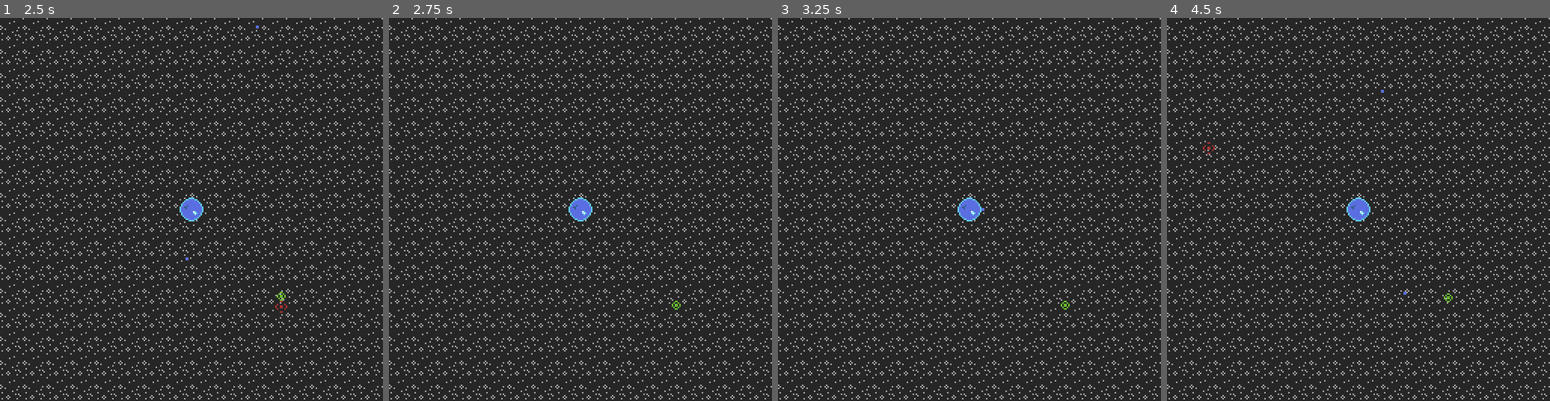
Above: before the commit, frames 1-4 (left to right).
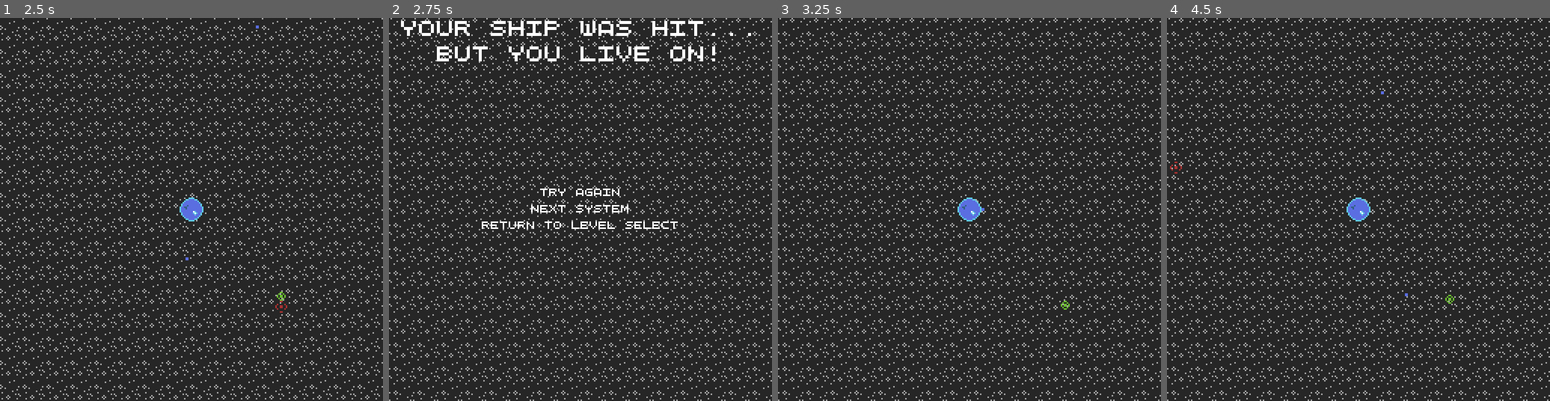
Above: after the commit, the same moments.

Repository: WinterAtne/Space-Pirate-Survival
Game: Godot game, scene res://scenes/main.tscn
Same seed, same stepped clock (60 frames per second), same inputs: the game is played once before the commit and once after it.
Inputs (mouse positions are in pixels of both pictures, inside the frame that each line leads up to):
- Up to frame 1 (2.5 s): click "Start" at 0.5 s; tap Enter at 1.25 s; move the mouse to (275, 190) at 1.27 s; hold Space (accelerate) 1.28-2.03 s; click (275, 190) at 1.35 s; move the mouse to (114, 228) at 2.02 s; click (114, 228) at 2.1 s
- Up to frame 2 (2.75 s): no input
- Up to frame 3 (3.25 s): click (969, 194) at 2.75 s, where only the run after the commit has a clickable "Try Again"
- Up to frame 4 (4.5 s): move the mouse to (1396, 125) at 3.52 s; hold Space (accelerate) from 3.53 s (still down); click (1396, 125) at 3.6 s; tap Enter at 4.25 s; move the mouse to (1339, 286) at 4.27 s; click (1339, 286) at 4.35 s

Frame 1 is identical in both runs. In frame 2, 17% of the frame differs, in the area x 0-100%, y 0-100%; in frame 3, 15%; in frame 4, 15%.

Commit message:
Setup ui for level select

Diff:
--- a/scenes/background.tscn
+++ b/scenes/background.tscn
@@ -1,6 +1,6 @@
 [gd_scene load_steps=3 format=3 uid="uid://bplfgyksvl84s"]
 
-[ext_resource type="Script" path="res://scenes/ui/Background.gd" id="1_6p2mj"]
+[ext_resource type="Script" path="res://scenes/Background.gd" id="1_6p2mj"]
 [ext_resource type="Texture2D" uid="uid://bu7c2748rpsn7" path="res://assets/stary_background.png" id="2_6f5ne"]
 
 [node name="Background" type="ParallaxBackground"]
--- a/scenes/main.gd
+++ b/scenes/main.gd
@@ -2,31 +2,43 @@
 
 @export var levels : Array[PackedScene] = []
 
-var current_level_index : int
+var current_level_index : int = 0
 var current_level : Level
 
-func _on_start_button_down():
+func start_level() -> void:
 	%MainMenu.visible = false
+	%DeathScreen.visible = false
 	%Background.set_process(false)
 
-
-	current_level_index = 0
-	load_level(levels[current_level_index])
+	current_level = levels[current_level_index].instantiate()
+	add_child(current_level)
+	current_level.level_ended.connect(end_level.bind())
 
 
-#this seemingly useless function is here in case we add more than one level
-#or a death screen or something
-func restart_level() -> void:
-	load_level(levels[current_level_index])
+func end_level() -> void:
+	%MainMenu.visible = false
+	%DeathScreen.visible = true
+	%Background.set_process(true)
+
+	if current_level:
+		current_level.queue_free()
 
 
-func load_level(new_level : PackedScene) -> void:
-	if current_level:
-		current_level.queue_free()
-		#the level is pretty big so we should wait a hot sec while it gets deleted
-		await get_tree().process_frame
+
+func _on_start_button_down() -> void:
+	current_level_index = 0
+	start_level()
 
 
-	current_level = new_level.instantiate()
-	add_child(current_level)
-	current_level.level_ended.connect(restart_level.bind())
+func restart_level() -> void:
+	start_level()
+
+
+func start_next_level() -> void:
+	current_level_index += 1
+	start_level()
+
+
+func select_and_start_level(index : int) -> void:
+	current_level_index = index
+	start_level()
--- a/scenes/main.tscn
+++ b/scenes/main.tscn
@@ -1,10 +1,11 @@
-[gd_scene load_steps=6 format=3 uid="uid://coer8fit0pos3"]
+[gd_scene load_steps=7 format=3 uid="uid://coer8fit0pos3"]
 
 [ext_resource type="PackedScene" uid="uid://jer0xh2pay0i" path="res://scenes/ui/main_menu.tscn" id="1_gqstx"]
 [ext_resource type="Script" path="res://scenes/main.gd" id="1_il5e1"]
 [ext_resource type="PackedScene" uid="uid://clbxsx0eefxuj" path="res://scenes/levels/blue_giant.tscn" id="2_nxx7f"]
 [ext_resource type="PackedScene" uid="uid://bplfgyksvl84s" path="res://scenes/background.tscn" id="3_ds0d2"]
 [ext_resource type="PackedScene" uid="uid://cxgkaup60ssxh" path="res://scenes/levels/red_giant.tscn" id="3_wmbnr"]
+[ext_resource type="PackedScene" uid="uid://cr7jp1ykk0e7o" path="res://scenes/ui/death_screen.tscn" id="5_ba5vf"]
 
 [node name="Main" type="Node2D"]
 script = ExtResource("1_il5e1")
@@ -13,10 +14,16 @@
 [node name="MainMenu" parent="." instance=ExtResource("1_gqstx")]
 unique_name_in_owner = true
 
+[node name="DeathScreen" parent="." instance=ExtResource("5_ba5vf")]
+unique_name_in_owner = true
+visible = false
+
 [node name="Background" parent="." instance=ExtResource("3_ds0d2")]
 unique_name_in_owner = true
 scroll_offset = Vector2(23.0306, 458.673)
 
 [connection signal="button_down" from="MainMenu/CenterContainer/Buttons/Start" to="." method="_on_start_button_down"]
+[connection signal="button_down" from="DeathScreen/CenterContainer/Buttons/Start" to="." method="restart_level"]
 
 [editable path="MainMenu"]
+[editable path="DeathScreen"]
--- /dev/null
+++ b/scenes/ui/death_screen.tscn
@@ -0,0 +1,47 @@
+[gd_scene format=3 uid="uid://cr7jp1ykk0e7o"]
+
+[node name="DeathScreen" type="CanvasLayer"]
+
+[node name="CenterContainer" type="CenterContainer" parent="."]
+anchors_preset = 15
+anchor_right = 1.0
+anchor_bottom = 1.0
+grow_horizontal = 2
+grow_vertical = 2
+
+[node name="Buttons" type="VBoxContainer" parent="CenterContainer"]
+layout_mode = 2
+size_flags_horizontal = 4
+size_flags_vertical = 4
+
+[node name="Start" type="Button" parent="CenterContainer/Buttons"]
+layout_mode = 2
+text = "Try Again"
+
+[node name="Next" type="Button" parent="CenterContainer/Buttons"]
+layout_mode = 2
+text = "Next System"
+
+[node name="LevelSelect" type="Button" parent="CenterContainer/Buttons"]
+layout_mode = 2
+text = "Return to Level Select"
+
+[node name="Titlecard" type="CenterContainer" parent="."]
+anchors_preset = 10
+anchor_right = 1.0
+grow_horizontal = 2
+
+[node name="VBoxContainer" type="VBoxContainer" parent="Titlecard"]
+layout_mode = 2
+
+[node name="Death" type="Label" parent="Titlecard/VBoxContainer"]
+layout_mode = 2
+theme_override_font_sizes/font_size = 10
+text = "Your Ship was Hit..."
+horizontal_alignment = 1
+
+[node name="LiveOn" type="Label" parent="Titlecard/VBoxContainer"]
+layout_mode = 2
+theme_override_font_sizes/font_size = 10
+text = "But You Live on!"
+horizontal_alignment = 1
Renamed: scenes/ui/Background.gd -> scenes/Background.gd
